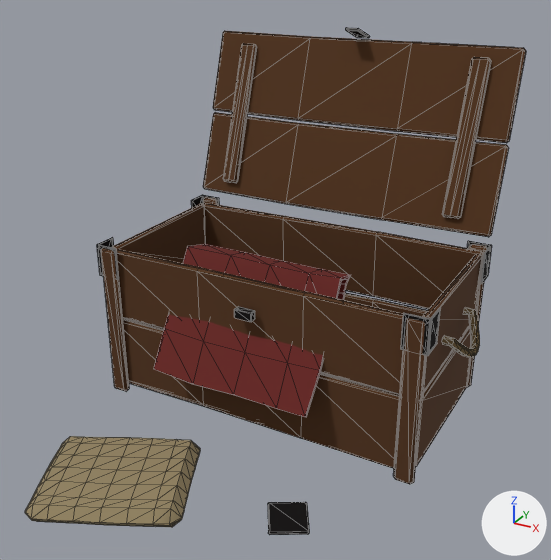
A saved change to the glTF model godot/assets/props/modelle/truhe_kaputt.glb.
Before and after are seen from a 50 mm lens placed at (0.879, -1.701, 1.18), pointed at (0.05, -0.195, 0.427). Lighting does not change. The marker at lower right points along +X, +Y and +Z. The older version comes first. Mesh edges are drawn as thin lines. Vertices at exactly the same position are counted once.

The scene before the commit, as lines of its bpy script (objects in view):
```python
me_truhe_kaputt = bpy.data.meshes.new('truhe_kaputt')
me_truhe_kaputt.from_pydata(...)  # 1172 vertices, 2248 faces; spans x -0.516..0.516, y -0.801..0.416, z -0.001..0.971
# faces by material slot: [988, 468, 256, 176, 360]
me_truhe_kaputt.materials.append(mat_holz)  # brown #533216
me_truhe_kaputt.materials.append(mat_eisen)  # black #1b1818
me_truhe_kaputt.materials.append(mat_seil)  # brown #735e3b
me_truhe_kaputt.materials.append(mat_wolle_rot)  # dark red #661610
me_truhe_kaputt.materials.append(mat_stoff)  # yellow #958663
ob_truhe_kaputt = bpy.data.objects.new('truhe_kaputt', me_truhe_kaputt)
ob_truhe_kaputt.location = (0.0, 0.0, 0.0)
```
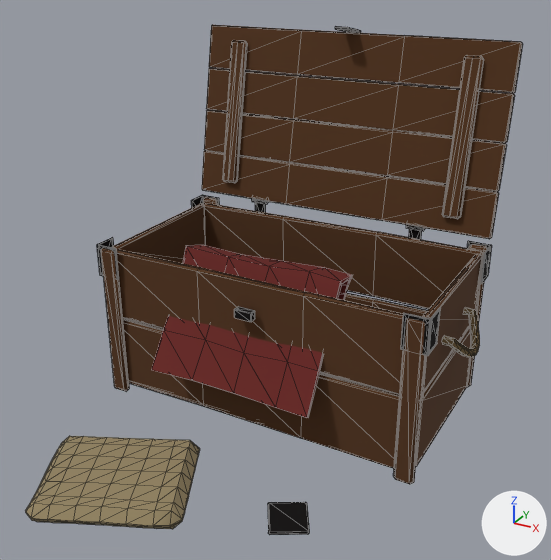
What differs and where, as boxes (x1, y1, x2, y2) in the pictures (551 x 560 px; the box of a moved part takes in the faces that stretch with it):
'truhe_kaputt', reshaped: before (25, 27, 526, 535); after (25, 25, 523, 535)
part 1 of me_truhe_kaputt, moved or reshaped: before (223, 43, 257, 183); after (222, 40, 247, 183)
part 2 of me_truhe_kaputt, moved or reshaped: before (442, 57, 491, 219); after (442, 55, 484, 219)
part 3 of me_truhe_kaputt, moved or reshaped: before (345, 27, 370, 38); after (335, 26, 361, 33)
part 4 of me_truhe_kaputt, added: after (251, 198, 269, 204)
part 5 of me_truhe_kaputt, added: after (406, 224, 425, 231)
part 6 of me_truhe_kaputt, rebuilt: before (154, 244, 351, 417); after (151, 245, 353, 418)
part 7 of me_truhe_kaputt, rebuilt (39% shorter): before (213, 31, 526, 143); after (209, 25, 523, 93)
part 8 of me_truhe_kaputt, rebuilt (29% shorter): before (203, 112, 509, 237); after (202, 151, 499, 239)
part 9 of me_truhe_kaputt, added (brown): after (206, 68, 515, 143)
part 10 of me_truhe_kaputt, added (brown): after (204, 110, 506, 192)
part 11 of me_truhe_kaputt, added (mostly hidden): after (255, 202, 266, 213)
part 12 of me_truhe_kaputt, added (mostly hidden): after (409, 229, 422, 240)
part 13 of me_truhe_kaputt, moved or reshaped: before (25, 436, 200, 527); after (25, 436, 200, 529)

The edits, one by one:
me_truhe_kaputt is used by ob_truhe_kaputt; location (0.0, 0.0, 0.0).
me_truhe_kaputt had 1172 vertices, 2248 faces and spanned x -0.516..0.516, y -0.801..0.416, z -0.001..0.971.
me_truhe_kaputt now has 1380 vertices, 2632 faces and spans x -0.516..0.516, y -0.8..0.35, z -0.001..0.98.
me_truhe_kaputt part 1: the loose piece of 32 vertices spanning x -0.377..-0.327, y 0.237..0.381, z 0.504..0.906 is turned 7.8 degrees about the x axis through its middle, then moved by (0.002, -0.034, 0.009).
me_truhe_kaputt part 2: the loose piece of 32 vertices spanning x 0.324..0.378, y 0.236..0.383, z 0.504..0.91 is multiplied about its middle by the matrix ((0.989, -0.011, -0.007), (0.01, 0.979, -0.138), (0.008, 0.138, 0.979)), then moved by (-0.001, -0.035, 0.007).
me_truhe_kaputt part 3: the loose piece of 24 vertices spanning x -0.02..0.02, y 0.33..0.416, z 0.937..0.971 is turned 8 degrees about the x axis through its middle, then moved by (0.0, -0.067, 0.014).
me_truhe_kaputt part 4: a new loose piece, an 8-sided cylinder along x spanning x -0.275..-0.225, y 0.241..0.263, z 0.451..0.473, in mat_eisen (black #1b1818).
me_truhe_kaputt part 5: a new loose piece, an 8-sided cylinder along x spanning x 0.225..0.275, y 0.241..0.263, z 0.451..0.473, in mat_eisen (black #1b1818).
me_truhe_kaputt part 6: the loose piece of 90 vertices spanning x -0.251..0.206, y -0.325..-0.06, z 0.147..0.443 is rebuilt with 90 vertices and now spans x -0.254..0.206, y -0.327..-0.062, z 0.149..0.443.
me_truhe_kaputt part 7: the loose piece of 40 vertices spanning x -0.462..0.459, y 0.32..0.415, z 0.7..0.937 is rebuilt with 40 vertices and now spans x -0.46..0.46, y 0.307..0.35, z 0.833..0.959.
me_truhe_kaputt part 8: the loose piece of 40 vertices spanning x -0.46..0.461, y 0.243..0.336, z 0.461..0.7 is rebuilt with 40 vertices and now spans x -0.46..0.46, y 0.242..0.284, z 0.461..0.587.
me_truhe_kaputt part 9: a new loose piece of 40 vertices spanning x -0.46..0.461, y 0.285..0.328, z 0.709..0.835, in mat_holz (brown #533216).
me_truhe_kaputt part 10: a new loose piece of 40 vertices spanning x -0.46..0.46, y 0.264..0.306, z 0.585..0.711, in mat_holz (brown #533216).
me_truhe_kaputt part 11: a new loose piece of 24 vertices spanning x -0.268..-0.233, y 0.252..0.257, z 0.36..0.46, in mat_eisen (black #1b1818).
me_truhe_kaputt part 12: a new loose piece of 24 vertices spanning x 0.233..0.268, y 0.252..0.257, z 0.36..0.46, in mat_eisen (black #1b1818).
me_truhe_kaputt part 13: 3 vertices moved from x -0.235..-0.224, y -0.8..-0.58, z 0.005..0.056 to x -0.234..-0.224, y -0.8..-0.58, z 0.005..0.056; 178 vertices removed from x -0.362..0.062, y -0.801..-0.4, z 0.003..0.057; 178 vertices added at x -0.364..0.064, y -0.8..-0.4, z 0.002..0.057.
Other edits to the shape of me_truhe_kaputt do not show in these pictures.
